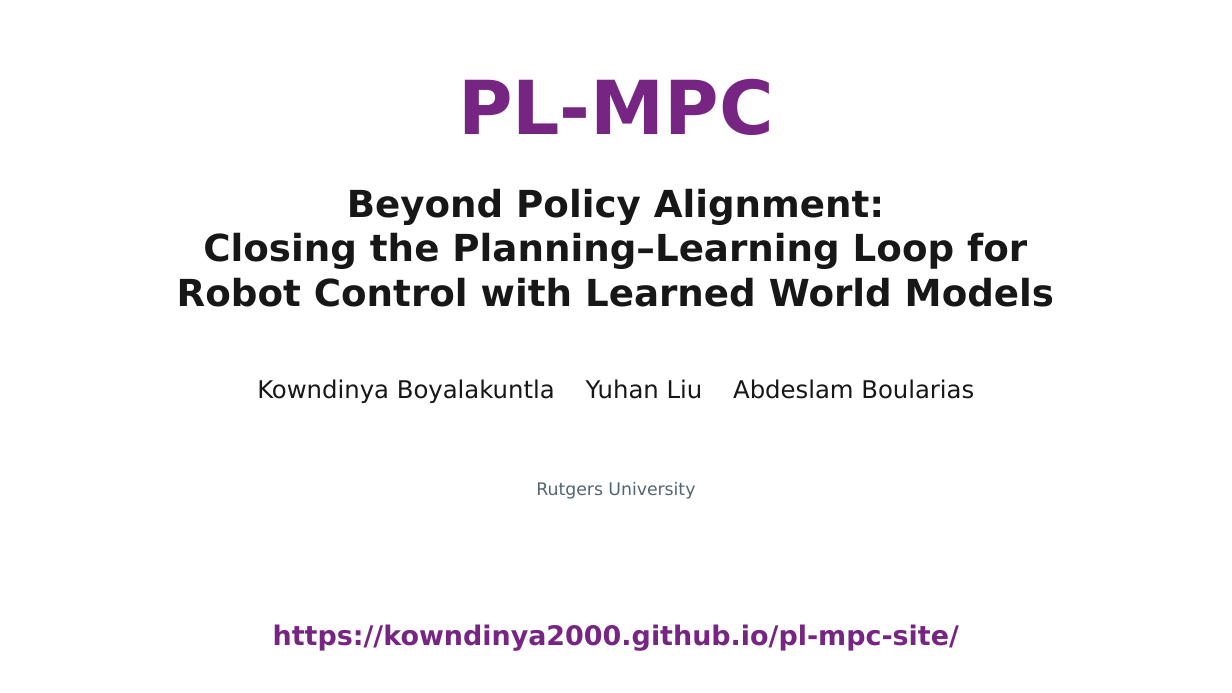
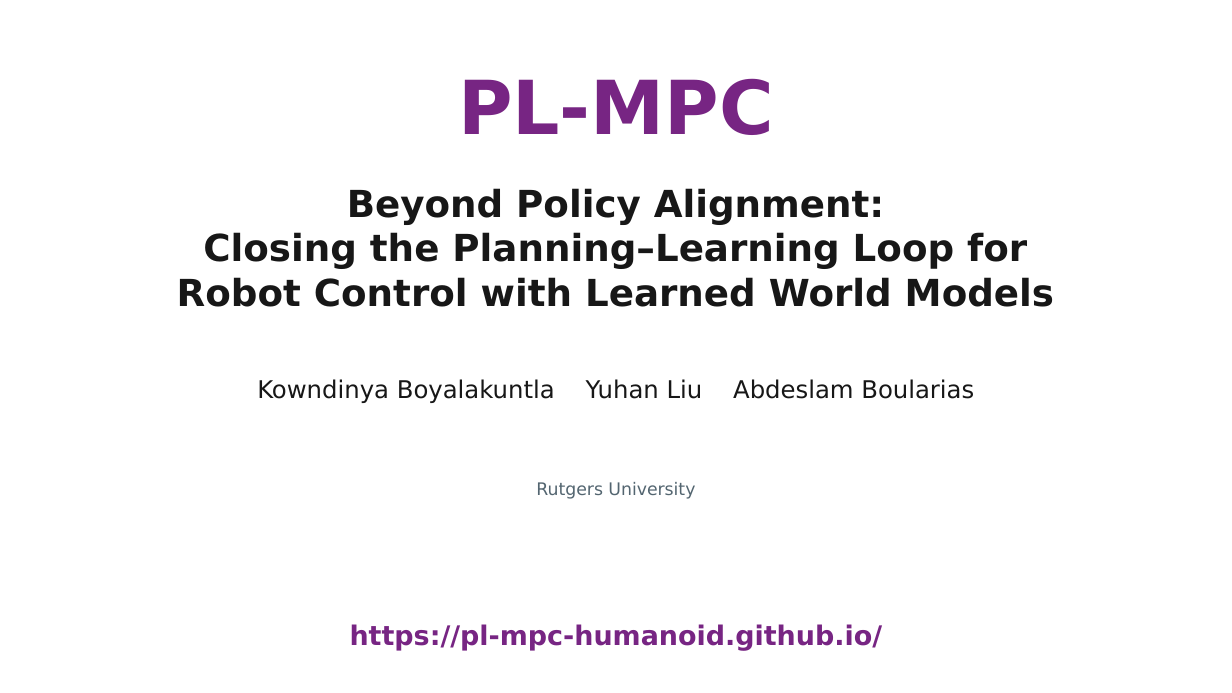
Before and after one commit to pl-mpc-humanoid/pl-mpc-humanoid.github.io, a slide deck: slide 1 of static/video/opening_public.pptx. Drawn at 1232x693 pixels with LibreOffice and Linux fonts; fonts in the diff are those of the drawing. Boxes give left, top, right and bottom in pixels: in the first picture for what was removed or moved away, otherwise in the second. Text is boxed around its words. In the diff, an @@ line names an element or a change of style, - is before the commit and + after.

Commit message:
Update opening slide to organization website

```diff
--- a/static/video/opening_public.pptx
+++ b/static/video/opening_public.pptx
@@ text at (350,624,883,651): text changed @@
-https://kowndinya2000.github.io/pl-mpc-site/
+https://pl-mpc-humanoid.github.io/
```
Also in this commit, not shown: 5 other files.
